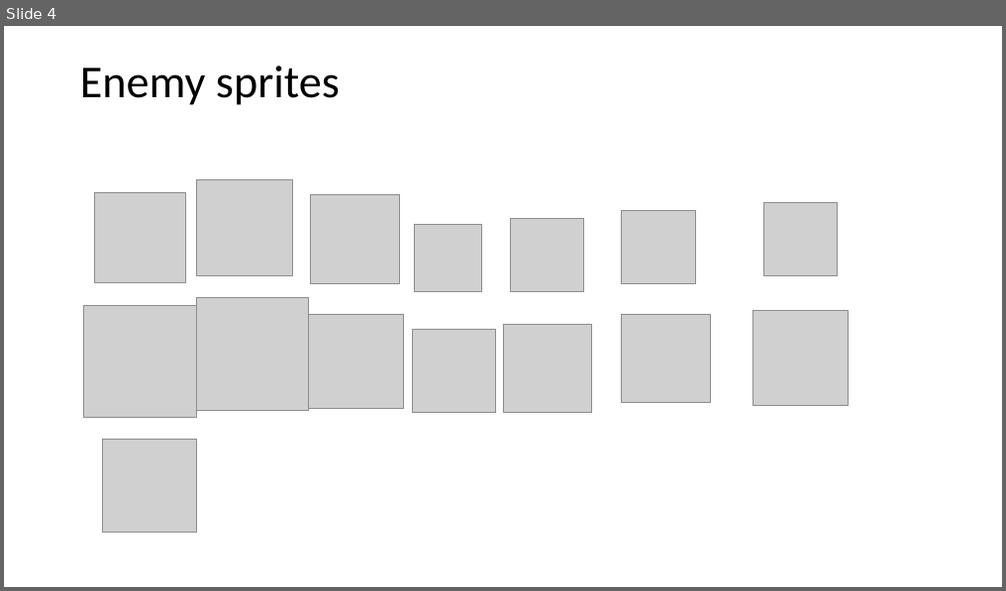
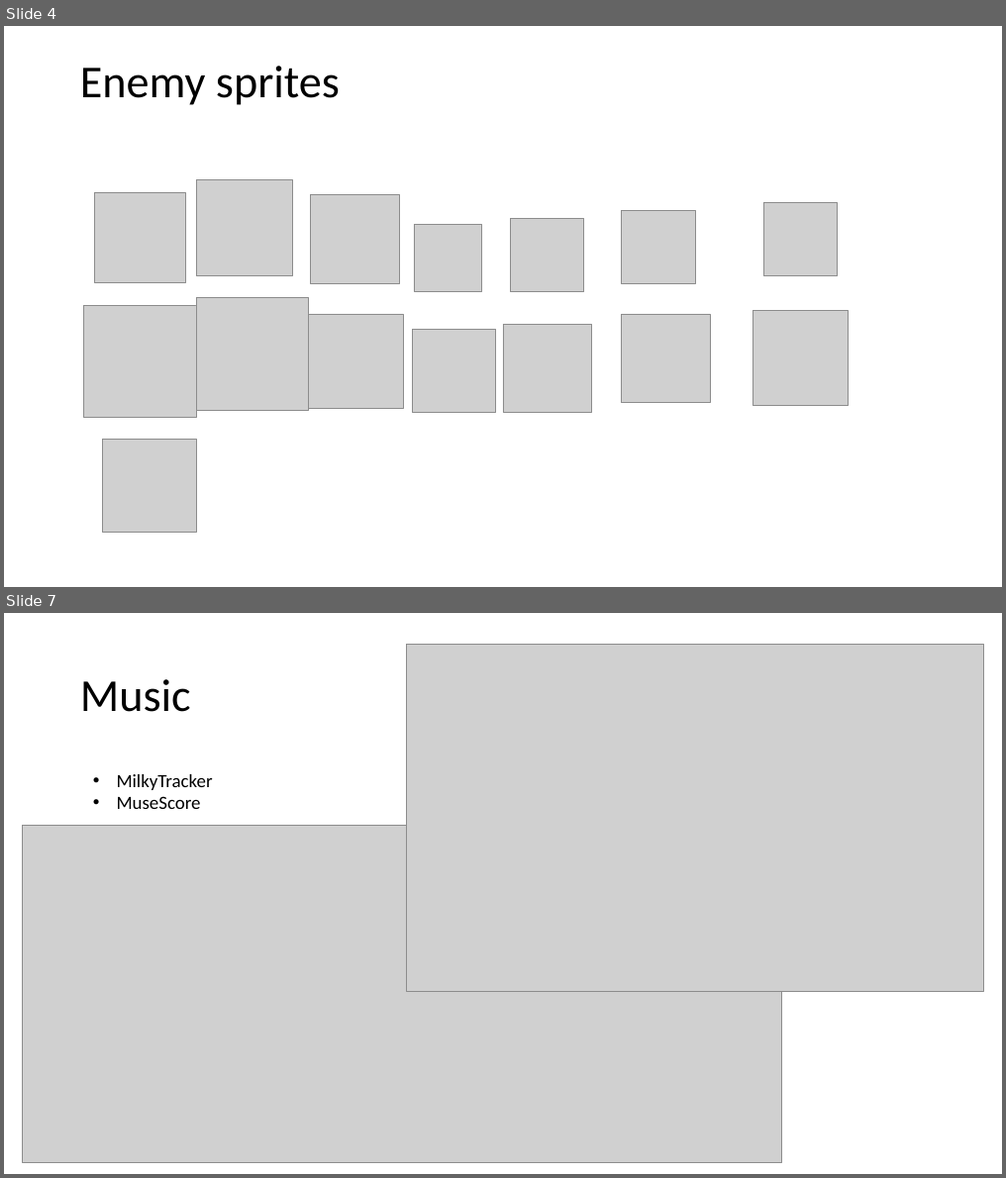
Before and after one commit to 737BassTP/COSC345-Game, a slide deck: Presentation.pptx. Shown one above the other, each under a label of ours: slide 4 before the commit, slides 4 and 7 after it; the slides between them are not shown. The pictures are 1006x591 and 1006x1178 pixels, drawn with LibreOffice and Linux fonts; fonts in the diff are those of the drawing; grey boxes stand for pictures. Boxes give left, top, right and bottom in pixels: in the first picture for what was removed or moved away, otherwise in the second. Text is boxed around its words. In the diff, an @@ line names an element or a change of style, - is before the commit and + after.

Commit message:
dev build 0.43 (bugfixes, licence/credits, more photos)
- Moved boss battle levels into their dungeons.
- More progress on the fat dungeon.
- Added some slides to the presentation.
- Added documents for licence and credits.

```diff
--- a/Presentation.pptx
+++ b/Presentation.pptx
@@ slide 7 added at [4,613,1002,1174], background #FFFFFF @@
@@ picture added at [407,645,984,992] @@
@@ title added at [80,679,191,712], 44 pt, text #000000 @@
+Music
@@ text added at [117,774,213,809], 18 pt, text #000000 @@
+• MilkyTracker
+• MuseScore
@@ picture added at [22,826,782,1163] @@
```
Also in this commit, not shown: 1 slide changed, 2 other slides added, 9 other files.
